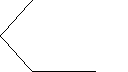
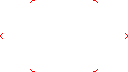
Layers edited between the first and the second (128, 72) image:
added layer "longer corners" above "thicker corners" over [0, 0, 128, 72]
added layer "thicker corners" above "corners only!" over [0, 0, 128, 72]
hid "grid - NO AA copy (black)" over [0, 0, 96, 72]